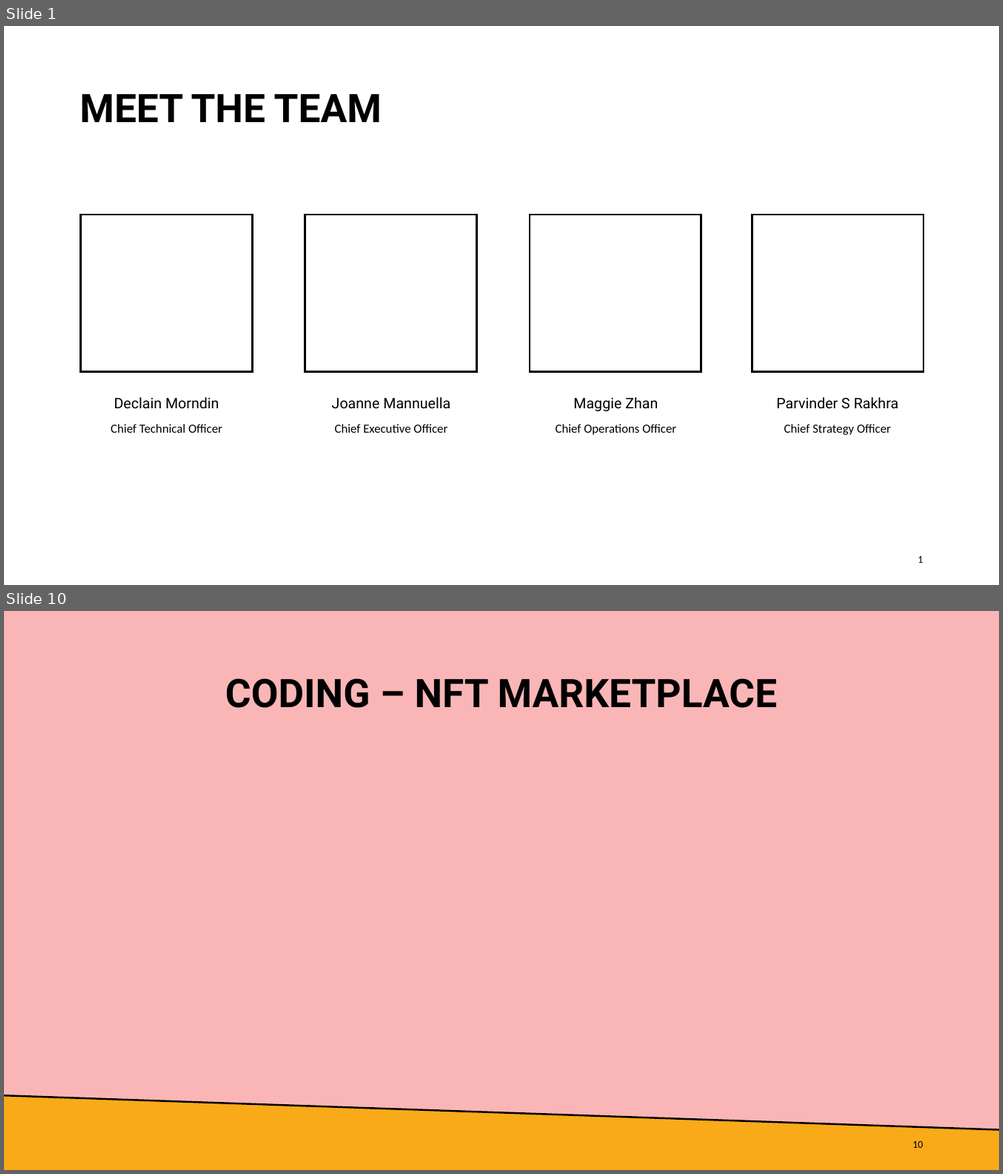
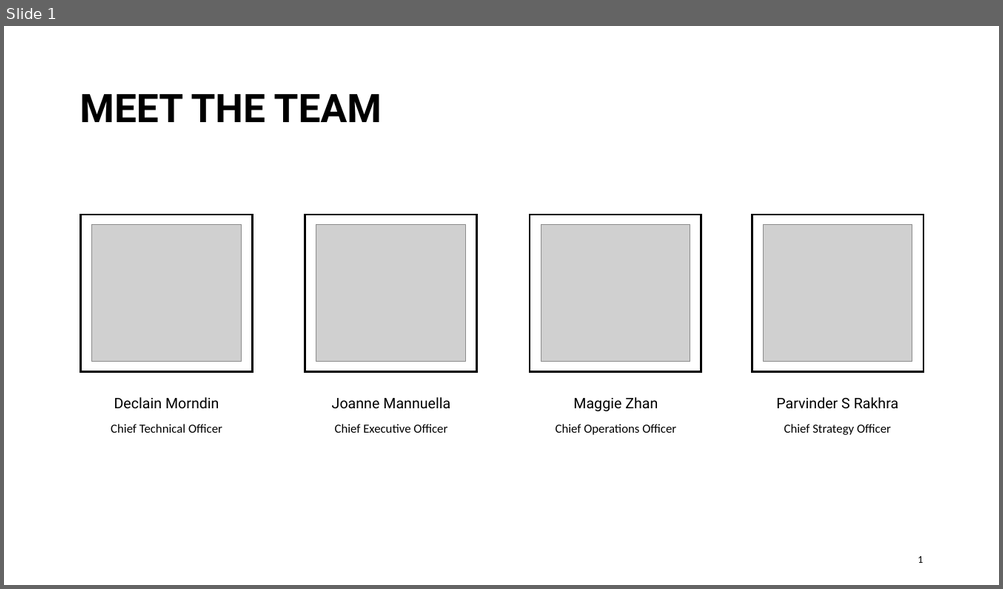
Before and after one commit to parvinderrakhra/Final_Project, a slide deck: BornToSurvive - BTS.pptx. Shown one above the other, each under a label of ours: slides 1 and 10 before the commit, slide 1 after it; the slides between them are not shown. The pictures are 1003x1174 and 1003x589 pixels, drawn with LibreOffice and Linux fonts; fonts in the diff are those of the drawing; grey boxes stand for pictures. Boxes give left, top, right and bottom in pixels: in the first picture for what was removed or moved away, otherwise in the second. Text is boxed around its words. In the diff, an @@ line names an element or a change of style, - is before the commit and + after.

```diff
--- a/BornToSurvive - BTS.pptx
+++ b/BornToSurvive - BTS.pptx
@@ slide 10 removed at [4, 611, 999, 1170], background #FAB6B7 @@
@@ title removed at [225, 678, 777, 708] @@
-CODING – NFT MARKETPLACE
@@ freeform shape removed at [4, 1096, 999, 1170] @@
@@ line removed from (4, 1096) to (999, 1130) @@
@@ page number removed at [912, 1142, 922, 1148] @@
-10
@@ slide 1 changed as well @@
@@ picture added at [92, 224, 242, 362] @@
@@ picture added at [316, 224, 466, 362] @@
@@ picture added at [540, 224, 690, 362] @@
@@ picture added at [762, 224, 912, 362] @@
```
Also in this commit, not shown: 8 other slides changed, 2 slides added, 2 other slides removed, 8 other files.
